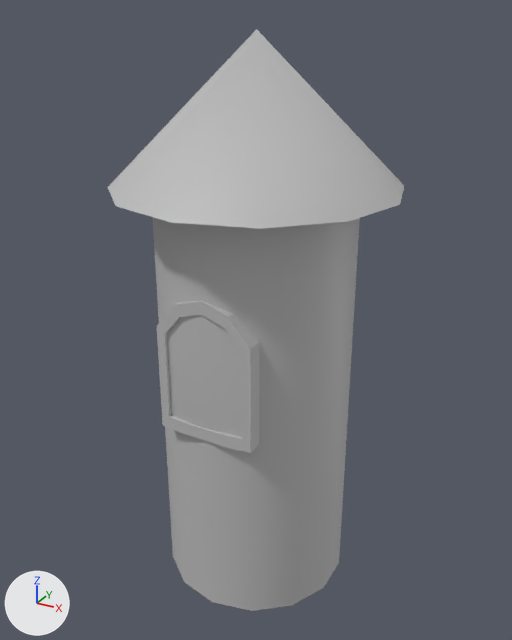
A saved change to the FBX model Assets/Models/Tower_Large.fbx.
One viewpoint serves both versions: a 50 mm lens placed at (3.98, -7.25, 5.5), pointed at (-0.03, 0.03, 1.85). The axes (+X, +Y, +Z) are drawn at lower left. The lights are the same throughout. Where no turn or scale is listed for an object, it has been applied to the vertices.

Script lines for the objects in view, before the commit:
```python
mat_gj_shape_mat = principled_material('gj_shape_mat')
mat_gj_shape_mat.base_color = (0.5, 0.5, 0.5)  # grey #bcbcbc
mat_gj_shape_mat.roughness = 0.553
me_mesh = bpy.data.meshes.new('Mesh')
me_mesh.from_pydata(...)  # 91 vertices, 89 faces; spans x -1.74..1.74, y -1.74..1.74, z -3.53..3.53
me_mesh.materials.append(mat_gj_shape_mat)  # grey #bcbcbc
ob_big_tower_geo = bpy.data.objects.new('Big_Tower_GEO', me_mesh)
ob_big_tower_geo.location = (0.0, 0.0, 1.76)
```
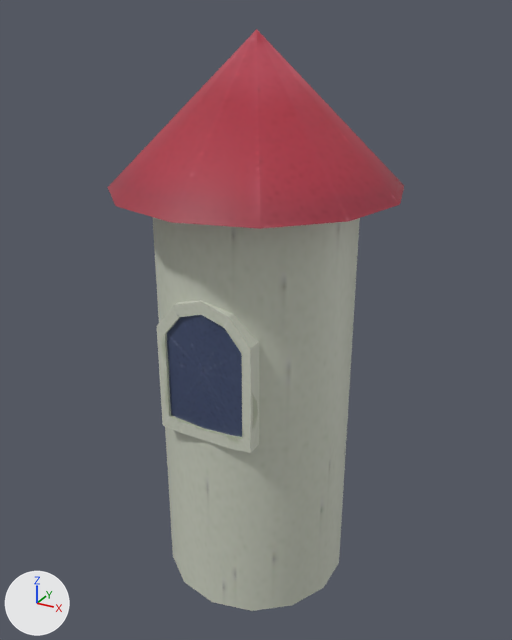
The newer file is also turned or shifted as a whole; pictures and numbers use the older file's frame.

Pixel boxes (x1, y1, x2, y2) of what changed, in the pictures (512 x 640 px):
'Big_Tower_GEO', surface changed: (108, 29, 404, 611) in both
part 1 of me_mesh, surface changed: (153, 217, 360, 611) in both

The change in detail:
Picture 'asset_texture.png' (img_asset_texture_png) is new.
In material 'gj_shape_mat' (mat_gj_shape_mat), base_color is no longer (0.5, 0.5, 0.5), grey #bcbcbc.
In material 'gj_shape_mat' (mat_gj_shape_mat), texture is now set to img_asset_texture_png.
me_mesh has 91 vertices, 89 faces and spans x -1.74..1.74, y -1.74..1.74, z -3.53..3.53.
me_mesh is used by ob_big_tower_geo; location (0.0, 0.0, 1.76).
me_mesh part 1: texture (UV) coordinates of 28 of 89 faces, centred in x -1.2..1.2, y -1.17..1.17, z -3.53..-0.83, changed; they spanned u 0.73..0.98, v 0.55..0.7 and now span u 0.03..0.27, v 0.64..0.79.
